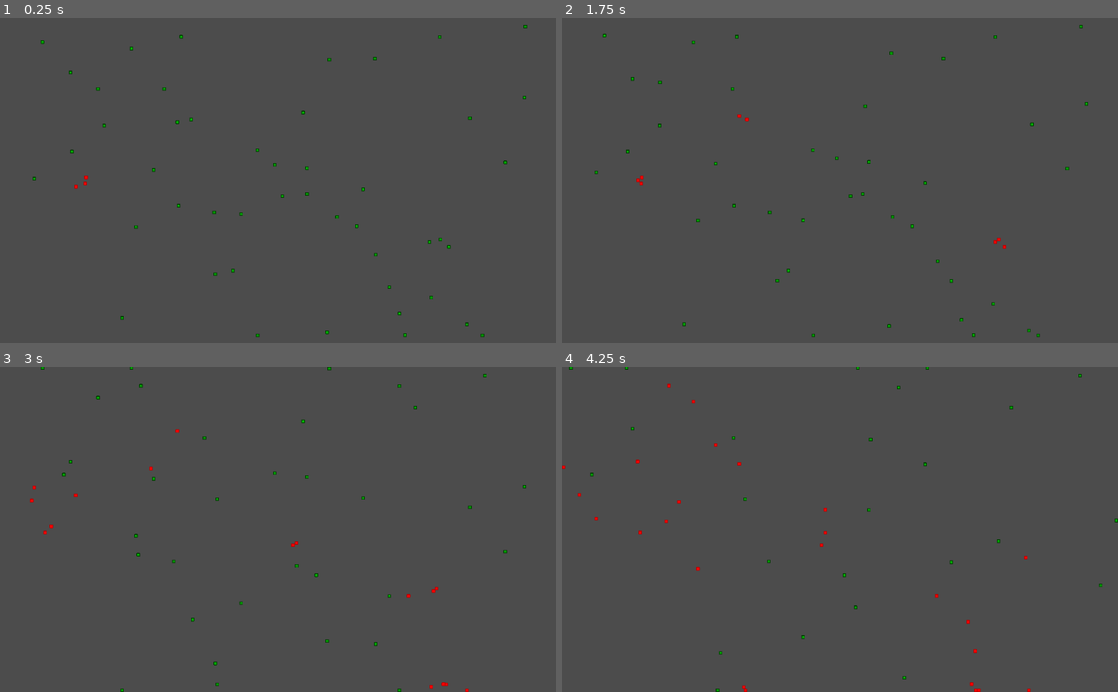
Above: before the commit, frames 1-4 (two rows, left to right).
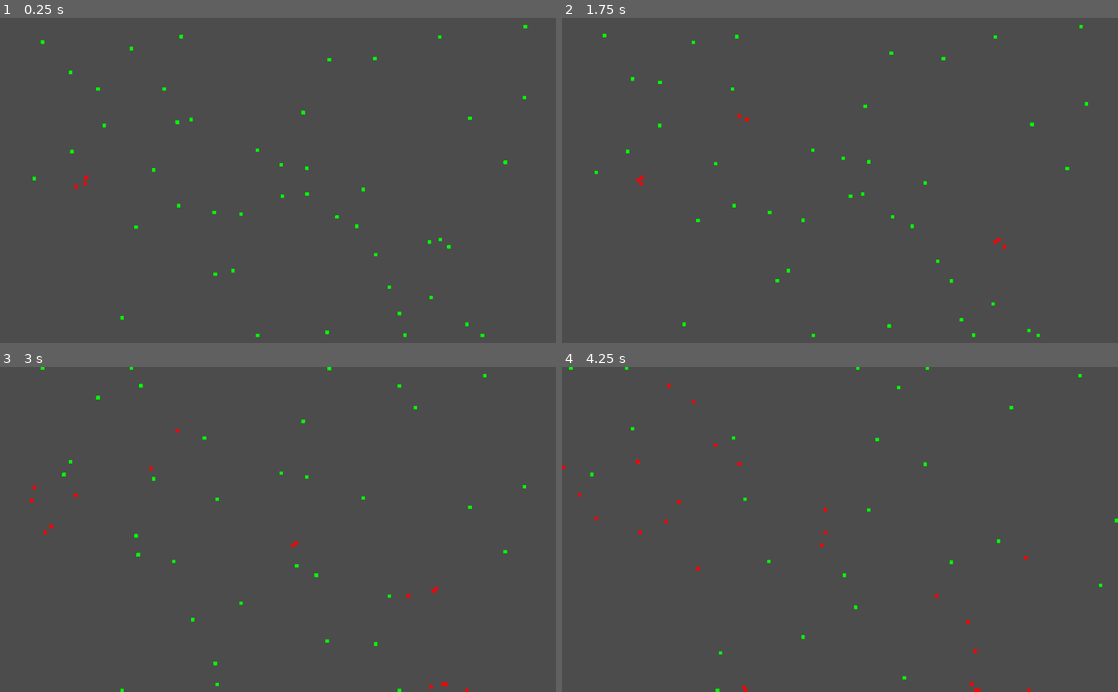
Above: after the commit, the same moments.

Repository: AxeDennis/Godot-screensaver-project
Game: Godot game, scene res://Node2D.tscn
Two runs of this game, one before a commit and one after it. Both use one fixed random seed, a clock stepped at 60 frames per second and the inputs below. The engine's default icon, where the game draws it, is replaced by a stand-in: a white triangle on a blue panel in a dark square.
Inputs:
- Up to frame 1 (0.25 s): no input
- Up to frame 2 (1.75 s): tap Enter at 0.5 s; tap Space at 1.25 s
- Up to frame 3 (3 s): no input
- Up to frame 4 (4.25 s): no input

The runs differ from the first frame. In frame 1, 0.4% of the frame differs, in the area x 5-95%, y 2-99%; in frame 2, 0.4%; in frame 3, 0.4%; in frame 4, 0.3%.

Commit message:
Update 2020-09-25 12:35

Diff:
--- a/KinematicBody2D.gd
+++ b/KinematicBody2D.gd
@@ -22,4 +22,4 @@
 	direction = floor(rand_range(1,5))
 
 func _on_Area2D_area_entered(area):
-	modulate = Color(255,0,0)
+	modulate = Color(255, 0, 0)
--- a/Kub.tscn
+++ b/Kub.tscn
@@ -7,8 +7,10 @@
 extents = Vector2( 29.541, 29.7942 )
 
 [sub_resource type="CircleShape2D" id=2]
+radius = 9.19816
 
 [node name="KinematicBody2D" type="KinematicBody2D"]
+modulate = Color( 0, 97.68, 0, 1 )
 position = Vector2( 512.059, 271.174 )
 z_index = 1
 script = ExtResource( 1 )
@@ -17,8 +19,6 @@
 }
 
 [node name="Sprite" type="Sprite" parent="."]
-modulate = Color( 0.054902, 1, 0, 1 )
-self_modulate = Color( 0.243137, 1, 0, 1 )
 position = Vector2( -0.0791016, 0.0389404 )
 scale = Vector2( 0.1, 0.1 )
 texture = ExtResource( 2 )
--- a/Node2D.tscn
+++ b/Node2D.tscn
@@ -13,6 +13,7 @@
 script = ExtResource( 3 )
 
 [node name="KinematicBody2D" parent="." instance=ExtResource( 1 )]
+position = Vector2( 512.129, 271.174 )
 
 [node name="Walls" type="Node" parent="."]
 
